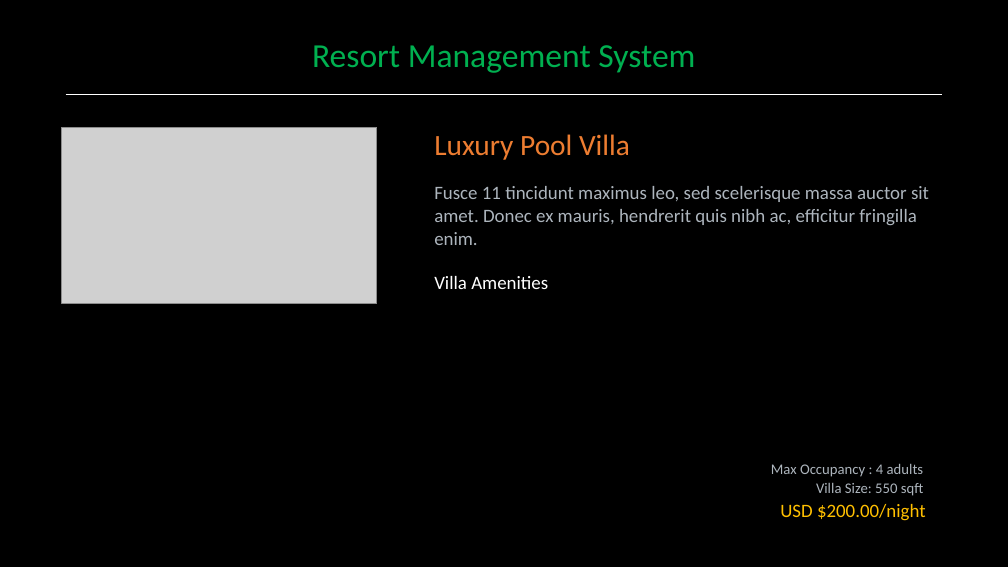
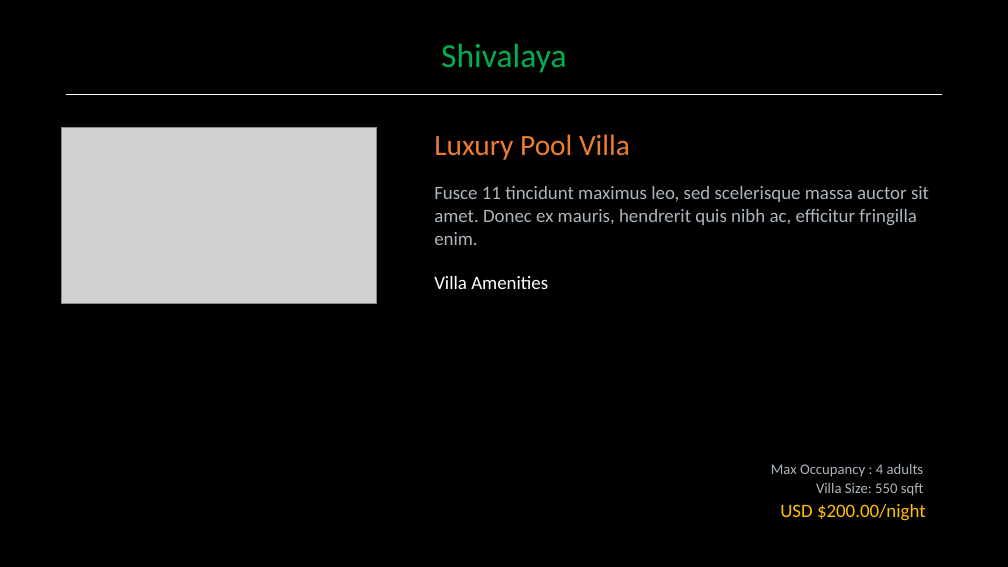
Before and after one commit to l-saurav/ResortManagement, a slide deck: slide 1 of ResortManagementWeb/wwwroot/exports/ExportVillaDetails.pptx. Drawn at 1008x567 pixels with LibreOffice and Linux fonts; fonts in the diff are those of the drawing; grey boxes stand for pictures. Boxes give left, top, right and bottom in pixels: in the first picture for what was removed or moved away, otherwise in the second. Text is boxed around its words. In the diff, an @@ line names an element or a change of style, - is before the commit and + after.

```diff
--- a/ResortManagementWeb/wwwroot/exports/ExportVillaDetails.pptx
+++ b/ResortManagementWeb/wwwroot/exports/ExportVillaDetails.pptx
@@ text at bbox=[441, 43, 567, 73]: text changed @@
-Resort Management System
+Shivalaya
```
Also in this commit, not shown: 41 other files.
